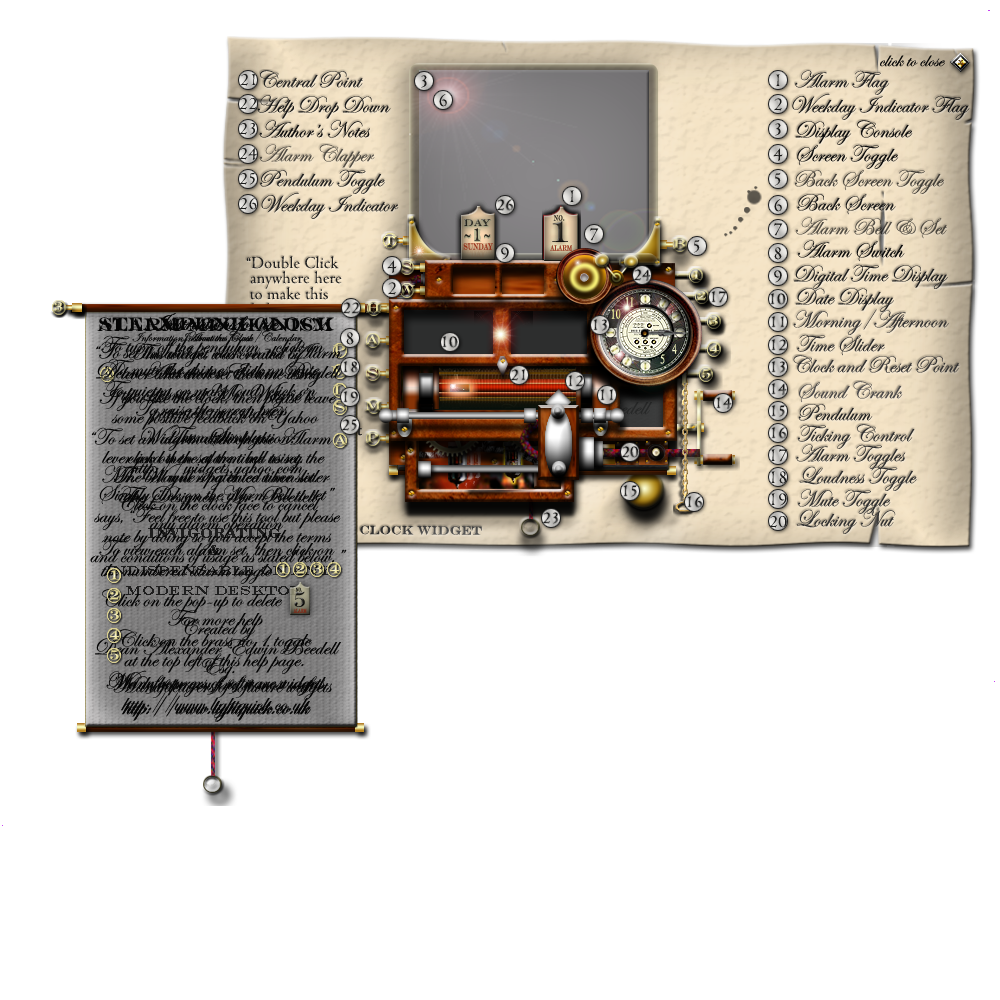
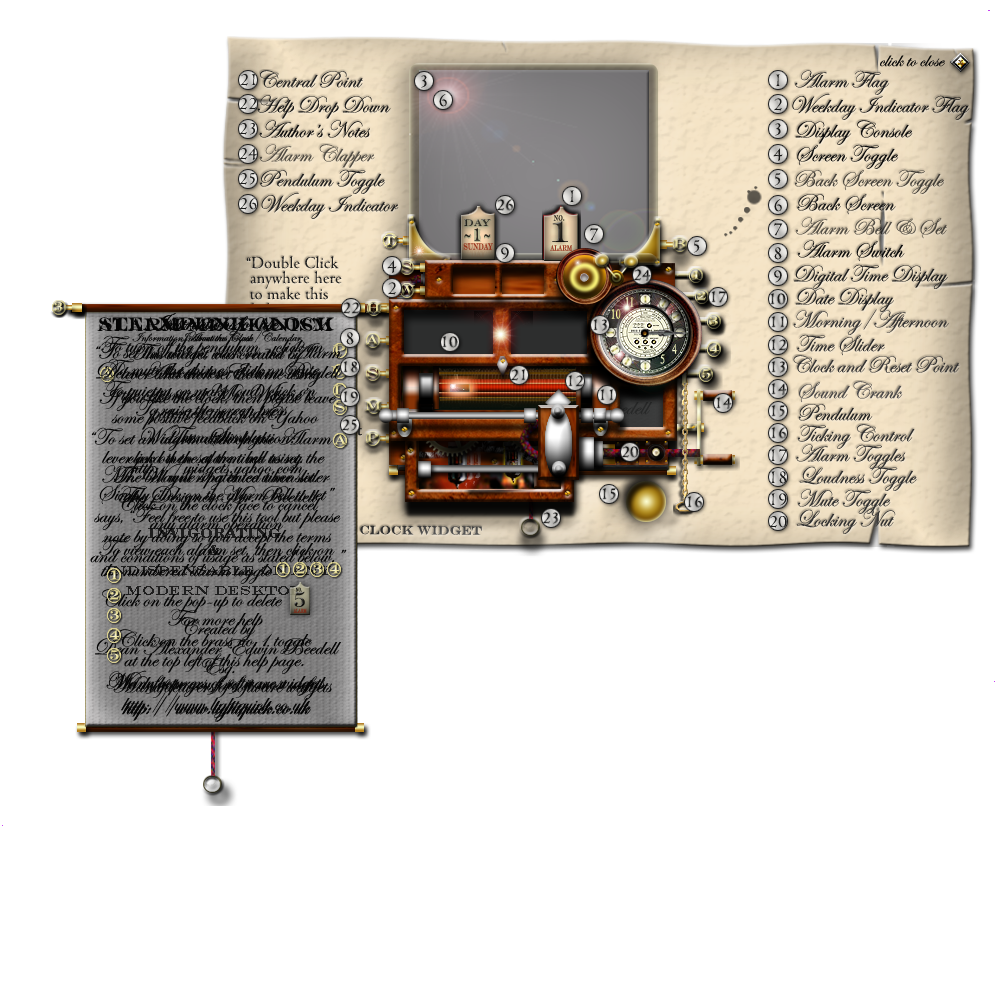
Two versions of the same layered image (1000px x 1000px). Layer-by-layer changes:
painted on "labellayer" over [597, 479, 644, 508]
painted on "pendulum" over [615, 474, 675, 531]
